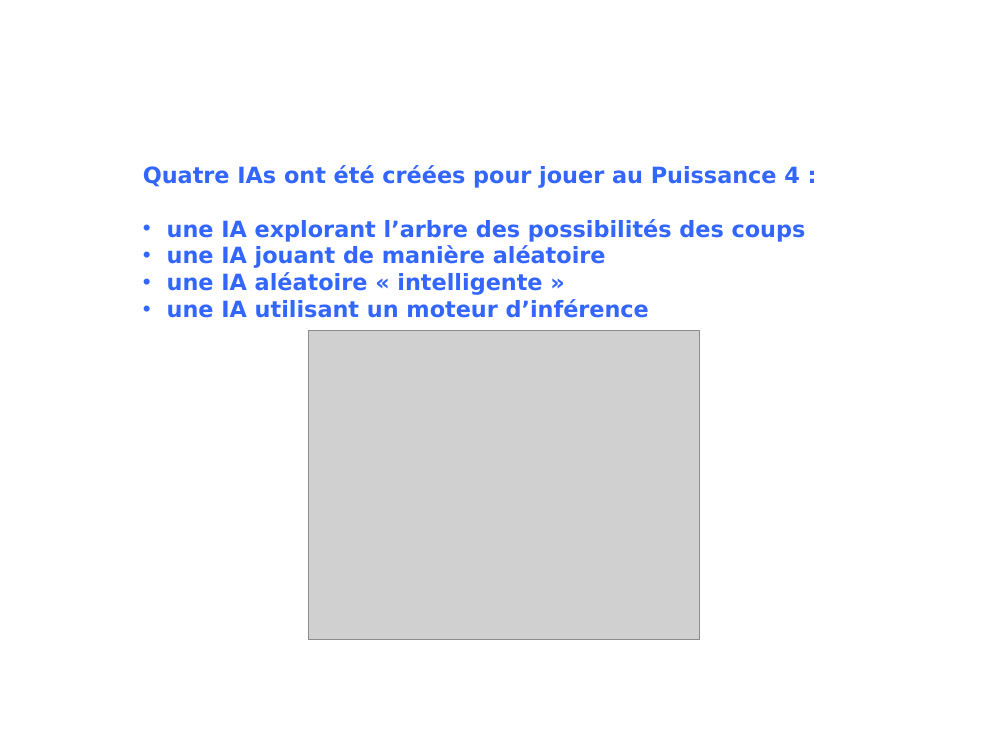
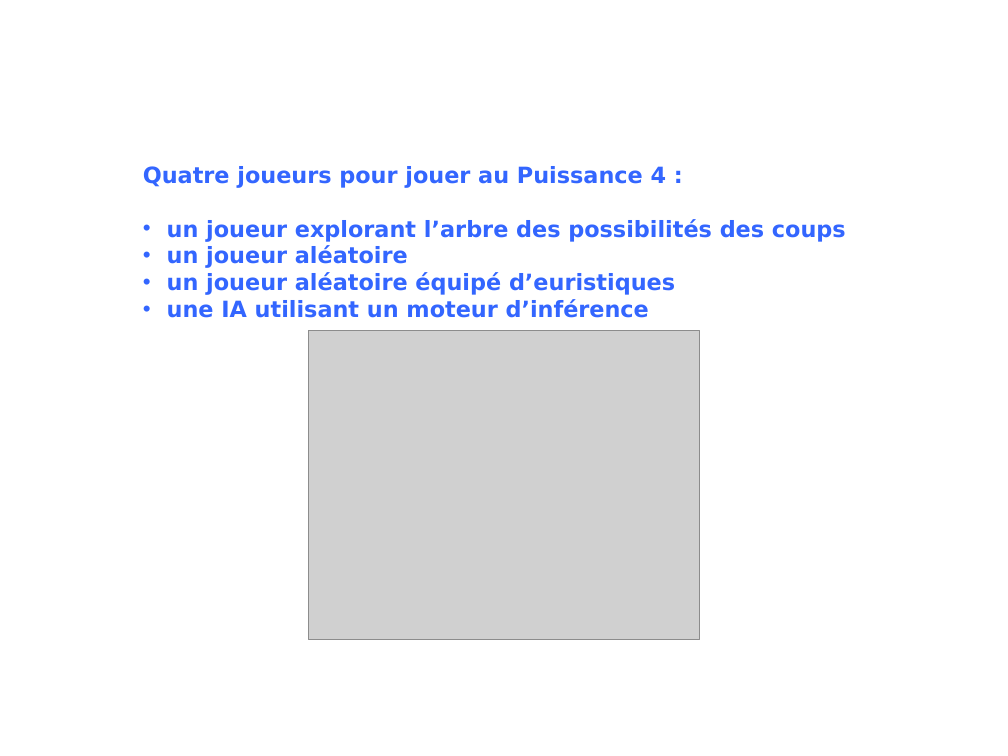
Before and after one commit to INSA-4IF-H4404-2013-2014/Connect-Four, a slide deck: slide 2 of presentation.ppt. Drawn at 1008x756 pixels with LibreOffice and Linux fonts; fonts in the diff are those of the drawing; grey boxes stand for pictures; background and template pictures are left out. Boxes give left, top, right and bottom in pixels: in the first picture for what was removed or moved away, otherwise in the second. Text is boxed around its words. In the diff, an @@ line names an element or a change of style, - is before the commit and + after.

```diff
--- a/presentation.ppt
+++ b/presentation.ppt
@@ text at <box>143,166,846,295</box>: text changed @@
-Quatre IAs ont été créées pour jouer au Puissance 4 :
-• une IA explorant l’arbre des possibilités des coups
-• une IA jouant de manière aléatoire
-• une IA aléatoire « intelligente »
+Quatre joueurs pour jouer au Puissance 4 :
+• un joueur explorant l’arbre des possibilités des coups
+• un joueur aléatoire
+• un joueur aléatoire équipé d’euristiques
```
Also in this commit, not shown: 3 other slides changed, 2 other files.
